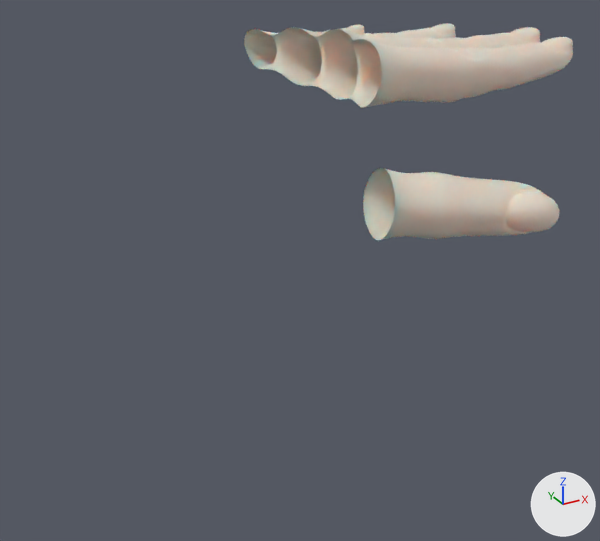
What one commit did to the Blender file Hands.blend.
Both versions are drawn from a camera (50 mm lens) standing at (-2.57, -3.97, 1.08) and looking at (-0.31, 0.14, -0.98). Every picture has the same lights, and +X, +Y and +Z are marked at lower right.

Objects in the first picture: 'Hand', 'Thumb'.
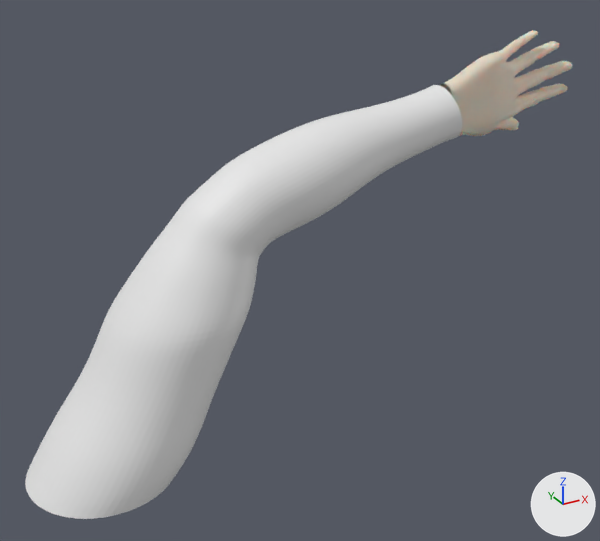
Changed parts and their boxes [x1, y1, x2, y2] in the pictures (600 x 541 px):
'Arm', shown
    after: [25, 85, 462, 519]
'Hand', reshaped, moved, turned, rescaled
    before: [244, 23, 573, 108]
    after: [439, 30, 572, 136]
'Thumb', hidden
    before: [363, 168, 559, 240]
part 1 of me_cylinder, built on
    before: [244, 27, 421, 108]
    after: [439, 50, 524, 136]
part 2 of me_cylinder, recoloured
    before: [267, 23, 573, 102]
    after: [502, 30, 572, 111]

The change, as a list of edits to the scene's bpy script:
```text
Add mat_hands_001:
    mat_hands_001 = principled_material('Hands.001')
    mat_hands_001.base_color = (0.8, 0.712, 0.577)  # white #e7dbc8
    mat_hands_001.subsurface_weight = 1.0
    mat_hands_001.subsurface_scale = 0.1
Change me_cylinder:
    used by ob_hand; location = (0.02, -0.005, 0.244)
    remove me_cylinder.from_pydata(...)  # 670 vertices, 672 faces; spans x -0.2..1.75, y -0.18..1.38, z -0.32..0.18
    add me_cylinder.from_pydata(...)  # 821 vertices, 840 faces; spans x -1.42..1.75, y -0.8..1.38, z -0.71..0.18
    me_cylinder part 1
    38 vertices are removed from x -0.2..0.23, y -0.18..1.16, z -0.28..0.18
    50 faces are deleted
    3 vertices in x 0.13..0.24, y -0.13..0.62, z 0.07..0.08 move by (0.0, -0.01, 0.01)
    21 vertices move from x -0.1..0.23, y -0.18..1.18, z -0.27..0.13 to x -0.11..0.23, y -0.19..1.19, z -0.28..0.17
    179 vertices are added at x -1.42..0.81, y -0.8..1.19, z -0.71..0.18
    10 new vertices lie (0.23, 0.02, 0.0) away from vertices in x -1.42..-1.39, y -0.18..0.91, z -0.37..0.16
    218 new faces join them
    me_cylinder part 2: 622 faces spanning x -0.11..1.75, y -0.19..1.38, z -0.32..0.17 switch from mat_hands (white #e7ddce) to mat_hands_001 (white #e7dbc8)
Change ob_arm:
    remove ob_arm.hide_set(True)
Change ob_hand:
    ob_hand.location: (0.02, -0.005, 0.244) -> (1.105, -0.005, -0.108)
    ob_hand.rotation_euler: (0.0, 0.0, 0.0) -> (1.571, -0.179, 0.0)  # degrees (0, 0, 0) -> degrees (90, -10, 0)
    ob_hand.scale: (1.0, 1.0, 1.0) -> (0.322, 0.322, 0.322)
Change ob_thumb:
    ob_thumb.location: (-0.211, -0.543, -0.356) -> (-0.234, -0.387, -0.346)
    ob_thumb.scale: (1.34, 1.34, 1.34) -> (1.22, 1.22, 1.22)
    add ob_thumb.hide_set(True)
```
